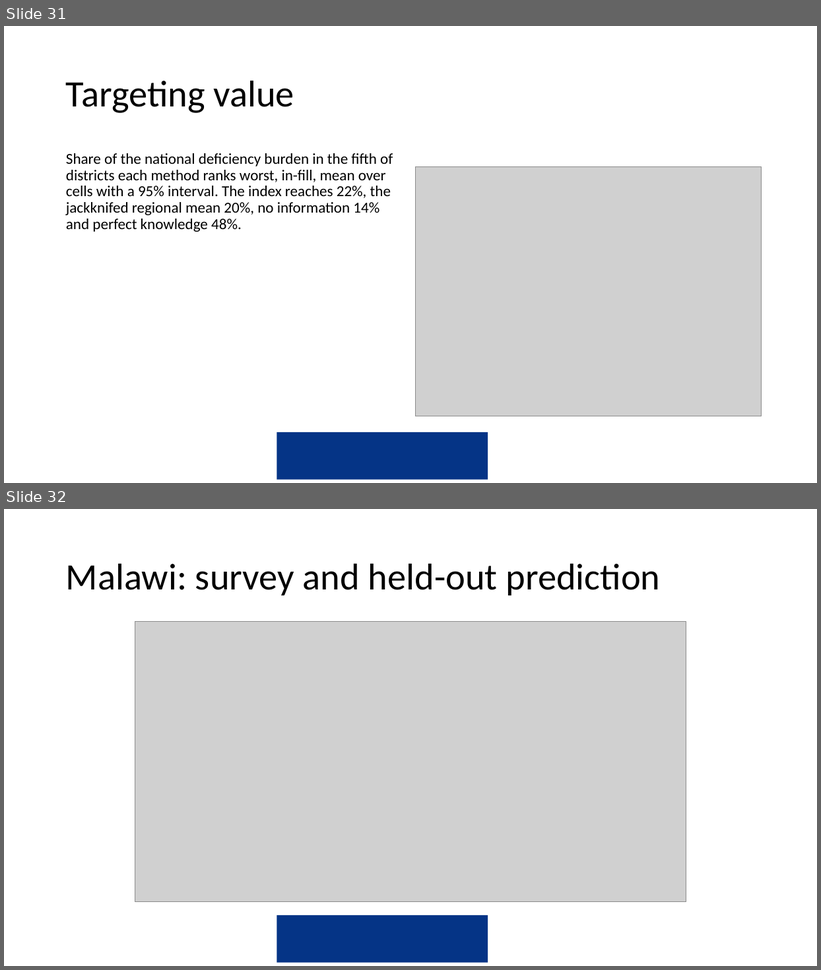
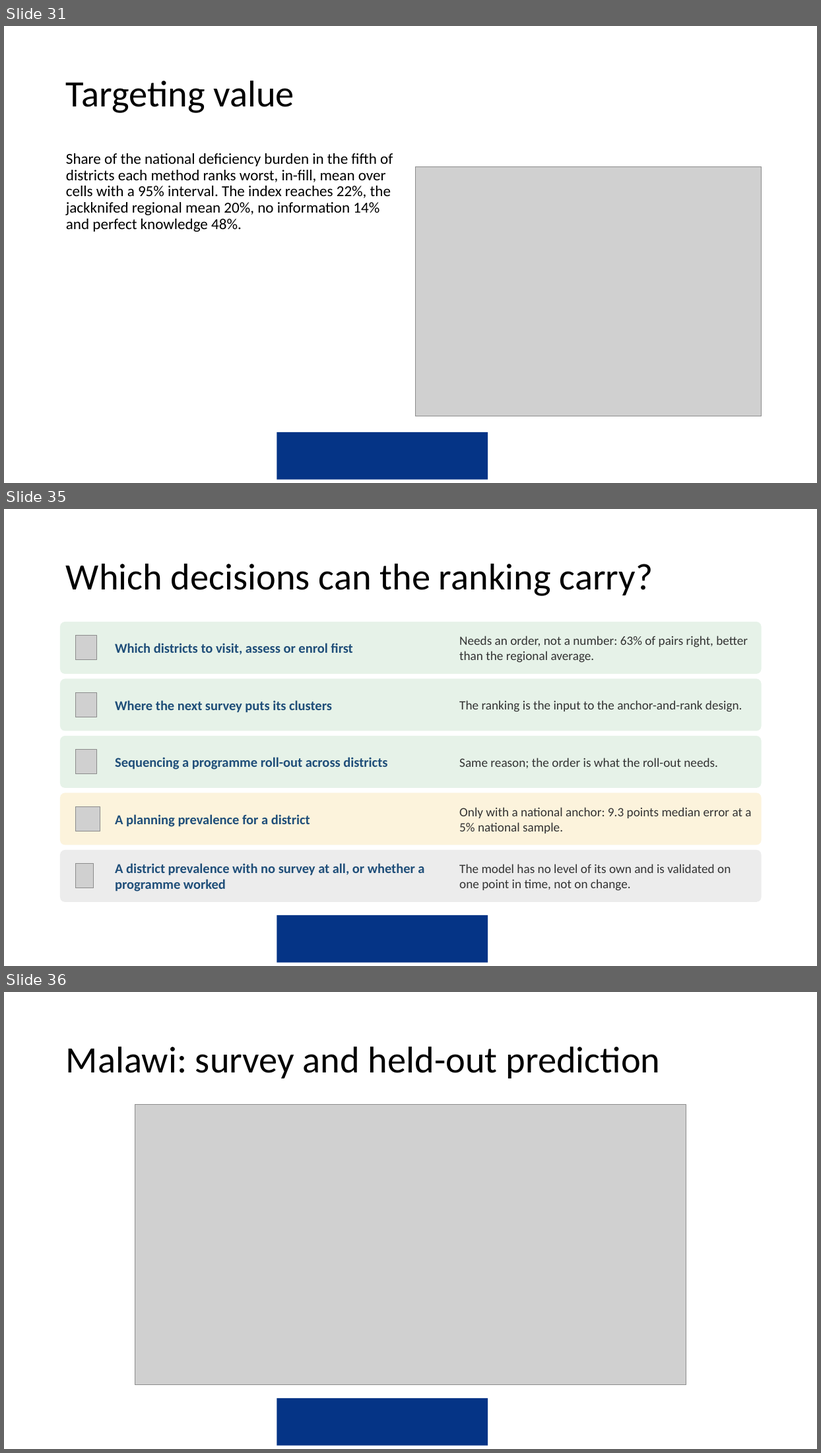
Before and after one commit to amertens/mn-prediction, a slide deck: docs/slides/MN-proxy-full-talk-2026-09.pptx. Shown one above the other, each under a label of ours: slides 31 and 32 before the commit, slides 31, 35 and 36 after it; the slides between them are not shown. The pictures are 821x970 and 821x1453 pixels, drawn with LibreOffice and Linux fonts; fonts in the diff are those of the drawing; grey boxes stand for pictures; background and template pictures are left out. Boxes give left, top, right and bottom in pixels: in the first picture for what was removed or moved away, otherwise in the second. Text is boxed around its words. In the diff, an @@ line names an element or a change of style, - is before the commit and + after.

```diff
--- a/docs/slides/MN-proxy-full-talk-2026-09.pptx
+++ b/docs/slides/MN-proxy-full-talk-2026-09.pptx
@@ slide 35 added at [4, 509, 817, 966], background #FFFFFF; not listed: 1 template element that a slide beside it also shows @@
@@ title added at [66, 563, 653, 596], 44 pt, text #000000 @@
+Which decisions can the ranking carry?
@@ rounded rectangle added at [60, 622, 762, 674], fill #E6F2E8 @@
@@ picture added at [75, 636, 96, 660] @@
@@ text added at [115, 643, 352, 655], 16 pt, text #1F4E79, bold @@
+Which districts to visit, assess or enrol first
@@ text added at [459, 636, 748, 663], 15 pt, text #333333 @@
+Needs an order, not a number: 63% of pairs right, better than the regional average.
@@ rounded rectangle added at [60, 679, 762, 731], fill #E6F2E8 @@
@@ picture added at [75, 692, 96, 717] @@
@@ text added at [115, 700, 332, 713], 16 pt, text #1F4E79, bold @@
+Where the next survey puts its clusters
@@ text added at [459, 700, 743, 712], 15 pt, text #333333 @@
+The ranking is the input to the anchor-and-rank design.
@@ rounded rectangle added at [60, 736, 762, 788], fill #E6F2E8 @@
@@ picture added at [75, 750, 96, 774] @@
@@ text added at [115, 757, 387, 770], 16 pt, text #1F4E79, bold @@
+Sequencing a programme roll-out across districts
@@ text added at [459, 758, 718, 768], 15 pt, text #333333 @@
+Same reason; the order is what the roll-out needs.
@@ rounded rectangle added at [60, 793, 762, 846], fill #FCF3DC @@
@@ picture added at [75, 807, 100, 832] @@
@@ text added at [115, 815, 310, 827], 16 pt, text #1F4E79, bold @@
+A planning prevalence for a district
@@ text added at [459, 807, 751, 834], 15 pt, text #333333 @@
+Only with a national anchor: 9.3 points median error at a 5% national sample.
@@ rounded rectangle added at [60, 850, 762, 902], fill #ECECEC @@
@@ picture added at [75, 864, 94, 889] @@
@@ text added at [115, 863, 424, 892], 16 pt, text #1F4E79, bold @@
+A district prevalence with no survey at all, or whether a programme worked
@@ text added at [459, 864, 731, 891], 15 pt, text #333333 @@
+The model has no level of its own and is validated on one point in time, not on change.
@@ what was slide 32 is now slide 36 @@
```
Also in this commit, not shown: 1 slide changed, 3 other slides added, 36 other files.
